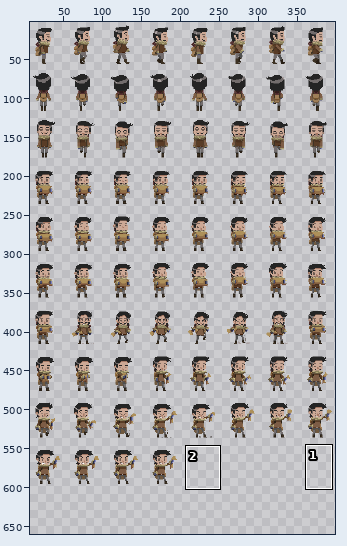
Sprite sheet: assets/explorer_sprite.png. Above: a wide view before the commit, with the close-up outlined.
Close-up. Before the commit:
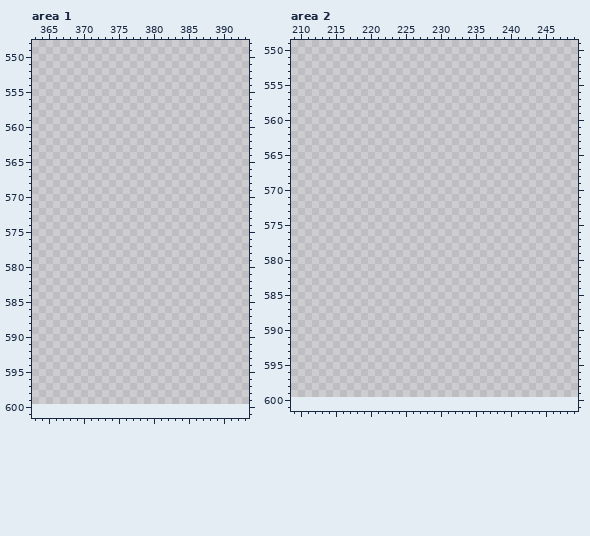
The file is 400x600 pixels. Colours within 5 levels of each other are drawn and written as one. Shown: area 1: x 363..393, y 548..601; area 2: x 209..249, y 549..601. The old version is drawn lined up with the new one, on the new canvas. The wide view leaves out empty margins. The commit also changed other parts of the picture, which this record leaves out.
New version:
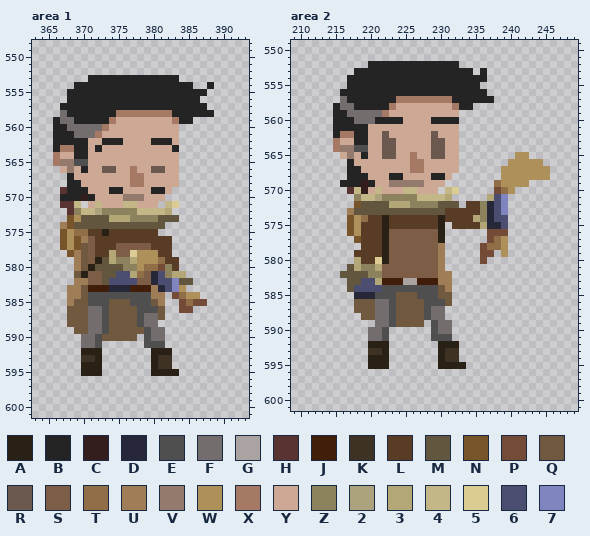
Palette (. is transparent): A #292016  B #242424  C #331d1d  D #262738  E #4f4f4f  F #736d6d  G #aba2a2  H #593232  J #401e0a  K #3d3224  L #593c26  M #63563e  N #78542b  P #734b36  Q #70593f  R #6b594f  S #7d5d46  T #906e48  U #9e7d57  V #947a6d  W #ad905a  X #a67965  Y #cca895  Z #8c825d  2 #aca27d  3 #b3a778  4 #c3b788  5 #dbcc93  6 #4b4e70  7 #8085bf
Edits made:
canvas 400x600 -> 400x660
Changed rows in their new state; - is an unchanged pixel.
Area 1:
first column x 366:
553 -----BBBBBBBBBBBBB-----
554 ---BBBBBBBBBBBBBBBBB--B
555 --BBBBBBBBBBBBBBBBBBBB-
556 --BBBBBBBBBBBBBBBBBBB--
557 -BBBBBBBBBBBBBBBBBBBBB-
558 -FBBBBBBBXXXXXXXXBBBBBB
559 BFFBBBBBXYYYYYYYYXBB---
560 BBFFFFFXYYYYYYYYYY-----
561 BBBFFFXYYYYYYYYYYY-----
562 BBBBBYYBBBYYYYBBBY-----
563 BXXBBYBYYYYYYYYYYB-----
564 XYYBBYYYYYYYYYYYYY-----
565 XVVEEYYYYYYYYYYYYY-----
566 -YVYBYYRRYYXYYRRYY-----
567 --BYYYYYYYYXXYYYYY-----
568 --BBYYYYYYYXXYYYYY-----
569 -HBBBYYYBBYYYYBBY------
570 -BBBCBYYYYVVVYYY-------
571 -HH4-Y4YYY44YYY-45-----
572 --HZ442ZZZZZ44443------
573 --NWMMMM333ZZZZMMM-----
574 -UNMMMMMMMMMMMMM-------
575 -NWTTLLALLLLLLL--------
576 -NWNUSLLLLLLLLLLL------
577 -NWNQSLLLSSSSSLLL------
578 --NUQSLL3SS5WWWLL------
579 ---UQSAM3ZZ3WWWTLL-----
580 ---UQAMMMMZZWTTPZL-----
581 ---QASSMM663TSD6Z33----
582 ---UUSSM6666SSD667MM---
583 --UUQJJJDDDJJJUD67W----
584 --UUQEEEEEEEEEUU-PTWW--
585 --UQQEEEQQQEEEQU--PTPP-
586 --QQQFFEQQQQEEEQ--PP---
587 --QQQFFEQQQQEFFQ-------
588 --QQQFFEQQQQEFF--------
589 ---QQFFEQQQQQEFF-------
590 ----FFEQQQQQ-EFF-------
591 ----FFE------EEE-------
592 ----AAA-------AAA------
593 ----KKA-------AKK------
594 ----AAA-------AKK------
595 ----AAA-------AAAA-----
Area 2:
first column x 215:
552 -----BBBBBBBBBBBBB-------------
553 ---BBBBBBBBBBBBBBBBB-B---------
554 --BBBBBBBBBBBBBBBBBBBB---------
555 --BBBBBBBBBBBBBBBBBBB----------
556 -BBBBBBBBBBBBBBBBBBBBB---------
557 -FBBBBBBBXXXXXXXXBBBBBB--------
558 BFFBBBBBXYYYYYYYYXBB-----------
559 BBFFFFFXYYYYYYYYYY-------------
560 BBBFFFBBBBYYYYBBBB-------------
561 BBBBBYYYYYYYYYYYYY-------------
562 BXXBBYYRYYYYYYRYYY-------------
563 XYYBBYYRRYYYYYRRYY-------------
564 XVVEEYYRRYYYYYRRYY-------------
565 -YVYBYYRRYYXYYRRYY--------WW---
566 --BYYYYYYYYXXYYYYY-------WWWWW-
567 --BBYYYYYYYXXYYYYY------WWWWWWW
568 --BBBYYYBBYYYYBBY-------WWWWWWW
569 -BBBCBYYVVVVVYYY-------TWWWW---
570 --H4CY4YYY44YYY-45-----PTW-----
571 ---Z442ZZZZZ44443-----367------
572 ---NMMMM333ZZZZMMM-LLZD67------
573 --UMMMMMMMMMMMMMLLLLLZD67------
574 --NWTLLALLLLLLLALLLL3ZD66------
575 --NWLLLALLLLLLLA-LLLL3DD6------
576 --NWLLLASSSSSSSA------PPP------
577 ---NLLLASSSSSSSA------PTW------
578 ----LLLASSSSSSSU-----PTTW------
579 ---LLLLASSSSSSSU-----PP-W------
580 ---3LL5ASSSSSSSU-----P---------
581 --M3ZZ3SSSSSSSSU---------------
582 -MMMMZZSSSSSSSSUU--------------
583 --MM663JJJGGJJJUU--------------
584 --M6666EEEEEEEEQU--------------
585 ---DDDEEEQQQEEEQQ--------------
586 ---QQQFFEQQQQEEEQ--------------
587 ---QQQFFEQQQQEFF---------------
588 ----QQFFEQQQQEFF---------------
589 ------FFEQQQQ-EFF--------------
590 -----FFE------EFF--------------
591 -----FFE------EEE--------------
592 -----AAA-------AAA-------------
593 -----KKA-------AKK-------------
594 -----AAA-------AKK-------------
595 -----AAA-------AAAA------------
Boxes around the changes in both close-ups, in picture pixels (x1, y1, x2, y2):
added: (53, 75, 214, 376)
added: (333, 61, 550, 369)
